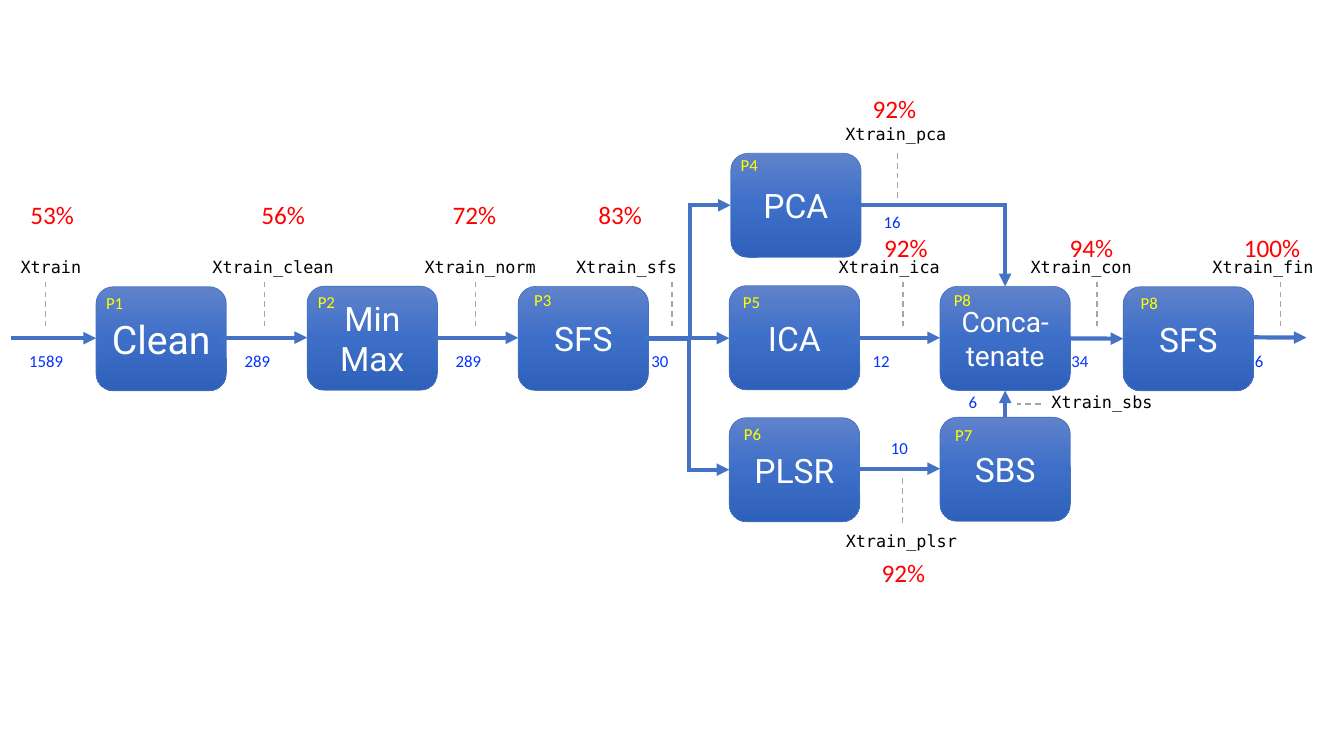
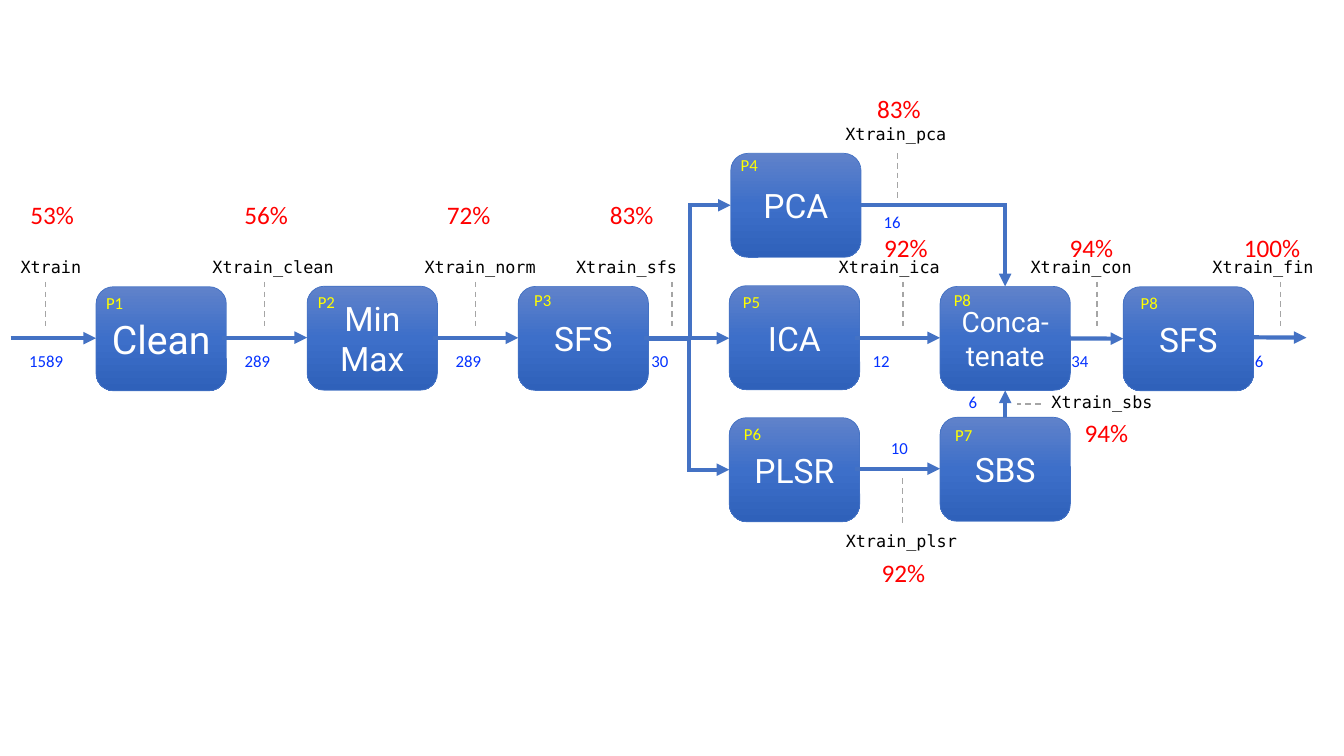
Before and after one commit to domingomery/patrones, a slide deck: slide 2 of clases/Cap03_Seleccion_de_Caracteristicas/presentations/PAT03_Ejercicio08.pptx. Drawn at 1344x756 pixels with LibreOffice and Linux fonts; fonts in the diff are those of the drawing. Boxes give left, top, right and bottom in pixels: in the first picture for what was removed or moved away, otherwise in the second. Text is boxed around its words. In the diff, an @@ line names an element or a change of style, - is before the commit and + after.

```diff
--- a/clases/Cap03_Seleccion_de_Caracteristicas/presentations/PAT03_Ejercicio08.pptx
+++ b/clases/Cap03_Seleccion_de_Caracteristicas/presentations/PAT03_Ejercicio08.pptx
@@ text at [877,100,920,119]: text changed @@
-92%
+83%
@@ text "53% 56% 72% 83%" rewrapped from [30,206,641,225] to [30,206,653,225] @@
@@ text added at [1085,424,1128,443], 18 pt, text #FF0000 @@
+94%
```
Also in this commit, not shown: 12 other files.
